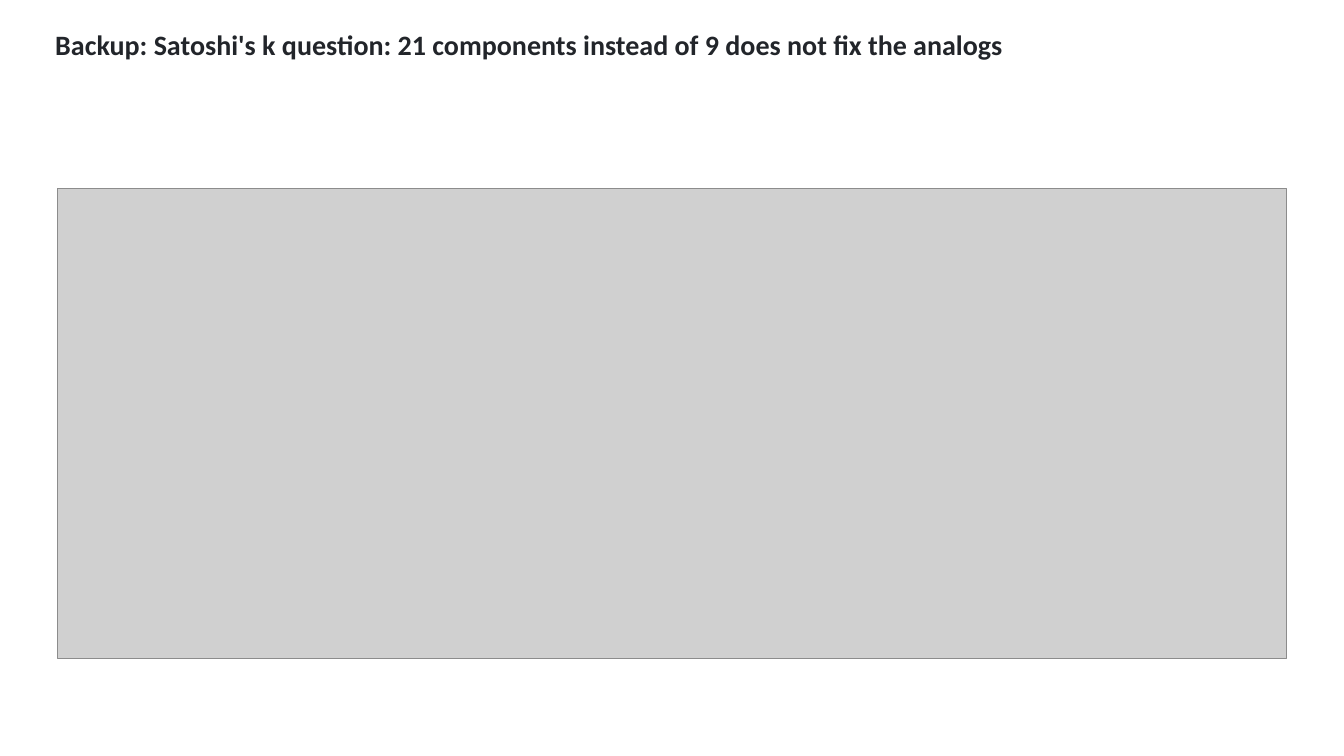
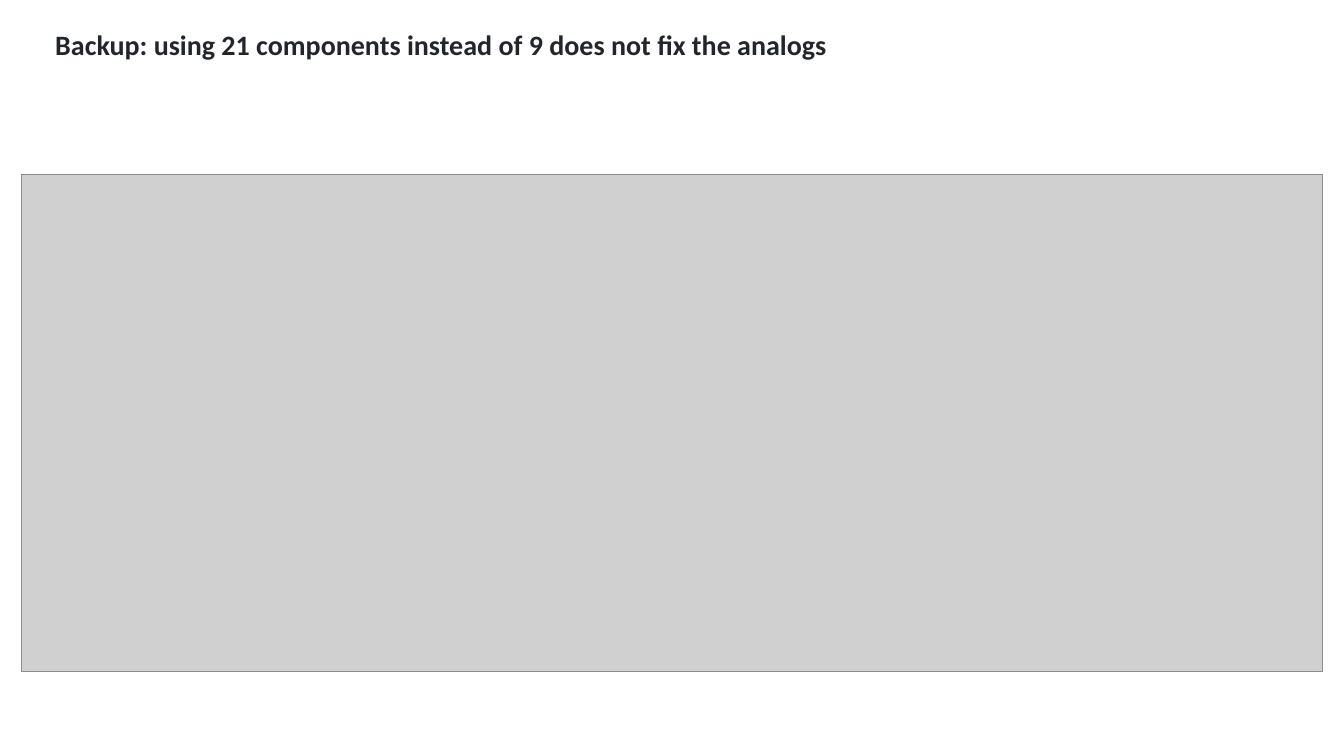
Before and after one commit to ahzs645/aethmodular, a slide deck: slide 38 of deliverables/ftir_group_2026-08-27/ftir_group_2026-08-27.pptx. Drawn at 1344x756 pixels with LibreOffice and Linux fonts; fonts in the diff are those of the drawing; grey boxes stand for pictures. Boxes give left, top, right and bottom in pixels: in the first picture for what was removed or moved away, otherwise in the second. Text is boxed around its words. In the diff, an @@ line names an element or a change of style, - is before the commit and + after.

```diff
--- a/deliverables/ftir_group_2026-08-27/ftir_group_2026-08-27.pptx
+++ b/deliverables/ftir_group_2026-08-27/ftir_group_2026-08-27.pptx
@@ text at <box>55,35,826,60</box>: text changed @@
-Backup: Satoshi's k question: 21 components instead of 9 does not fix the analogs
+Backup: using 21 components instead of 9 does not fix the analogs
@@ picture: place and size @@
-picture at <box>57,189,1288,658</box>
+picture at <box>22,174,1323,671</box>
```
Also in this commit, not shown: 16 other slides changed, 1 slide added, 1 slide removed, 4 other files.
